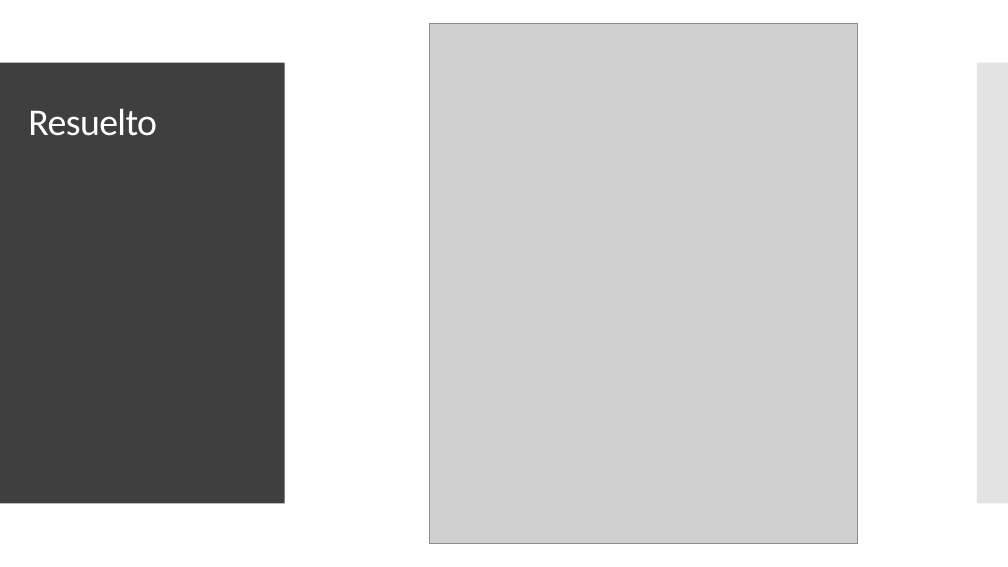
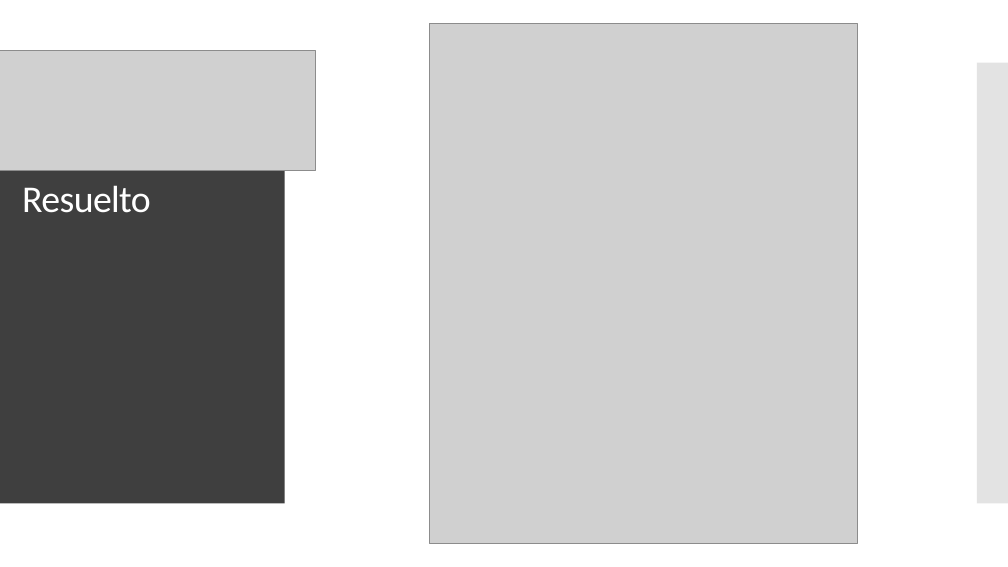
Before and after one commit to Juanfragar/Fiabilidad-y-gestion-de-riesgos, a slide deck: slide 7 of Practica 04/PRESENTACION.pptx. Drawn at 1008x567 pixels with LibreOffice and Linux fonts; fonts in the diff are those of the drawing; grey boxes stand for pictures. Boxes give left, top, right and bottom in pixels: in the first picture for what was removed or moved away, otherwise in the second. Text is boxed around its words. In the diff, an @@ line names an element or a change of style, - is before the commit and + after.

```diff
--- a/Practica 04/PRESENTACION.pptx
+++ b/Practica 04/PRESENTACION.pptx
@@ picture added at (x1=0, y1=50, x2=315, y2=170) @@
@@ title "Resuelto" moved from (x1=28, y1=108, x2=157, y2=136) to (x1=22, y1=185, x2=151, y2=213) @@
```
Also in this commit, not shown: 2 other slides changed, 1 other file.
